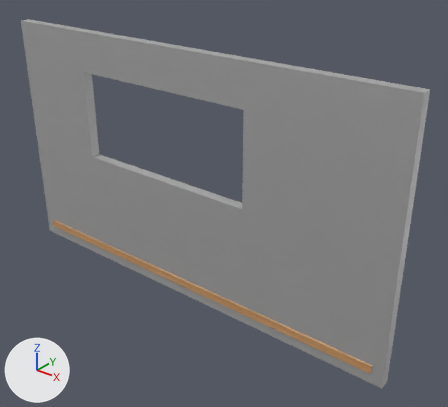
The FBX model Assets/05_Models/Structures/Wall_F.fbx, before and after one commit.
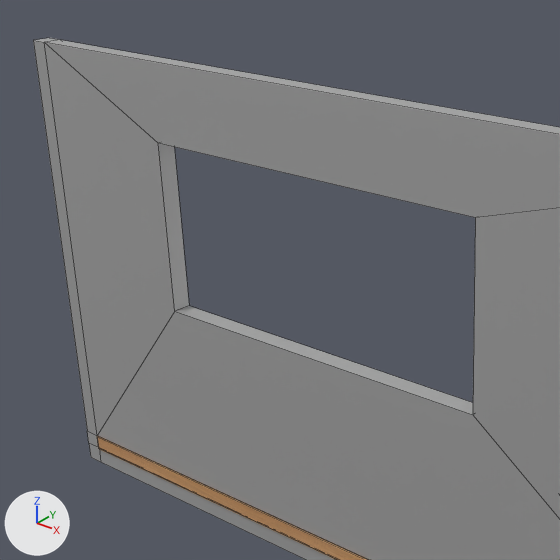
There are two pictures of each version: one whole from a camera (50 mm lens) standing at (7.2, -4.21, 7.13) and looking at (0.61, 4.03, 2.02), one close up on the part from 1% to 64% of the width and 0% to 69% of the height. Arrows for +X, +Y and +Z are at lower left; the lights stay in place. The close-ups show mesh edges as thin lines.

In view in the first close-up: 'Wall_F'.
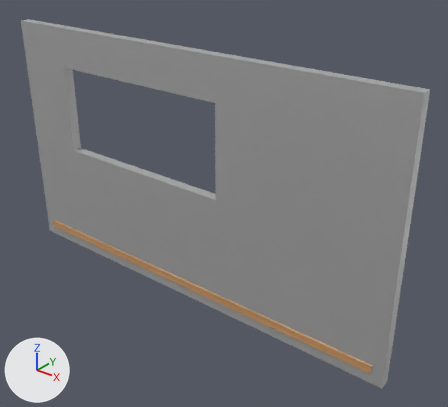
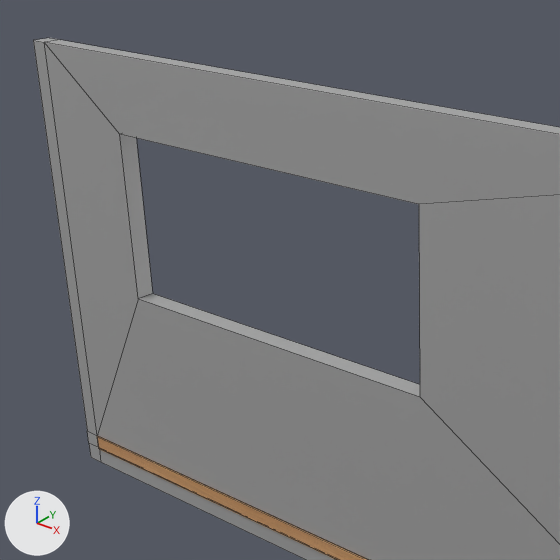
Pixel boxes [x1, y1, x2, y2] of what changed, in the close-ups (560 x 560 px; the box of a moved part takes in the faces that stretch with it):
```json
{"part": 1, "of": "me_wall_f", "change": "moved or reshaped", "before": [45, 43, 560, 548], "after": [45, 43, 560, 548]}
```

The change, as JSON lines over the scene's bpy script:
```json
{"block": "me_wall_f", "where": "me_wall_f.from_pydata(...)  # 48 vertices, 48 faces; spans x -4.51..4.29, y -3.72..-3.5, z -0.1..4.9"}
{"block": "me_wall_f", "where": "# used by ob_wall_f; location = (0.0, 7.3, 0.0)"}
{"block": "me_wall_f", "where": "# before: 6 (1.36, -3.5, 2.3), 7 (1.36, -3.5, 4.1), 8 (-2.61, -3.5, 4.1), 9 (-2.61, -3.5, 2.3) at pixel (189, 305), 10 (1.36, -3.7, 4.1) at pixel (475, 217)"}
{"block": "me_wall_f", "where": "# before: 11 (-2.61, -3.7, 2.3) at pixel (174, 311), 12 (-2.61, -3.7, 4.1) at pixel (158, 143), 13 (1.36, -3.7, 2.3) at pixel (472, 414)"}
{"block": "me_wall_f", "change": "me_wall_f part 1"}
{"op": "add", "block": "me_wall_f", "code": "for i in [*range(6, 14)]: me_wall_f.vertices[i].co += Vector((-0.6, 0.0, 0.0))"}
```
